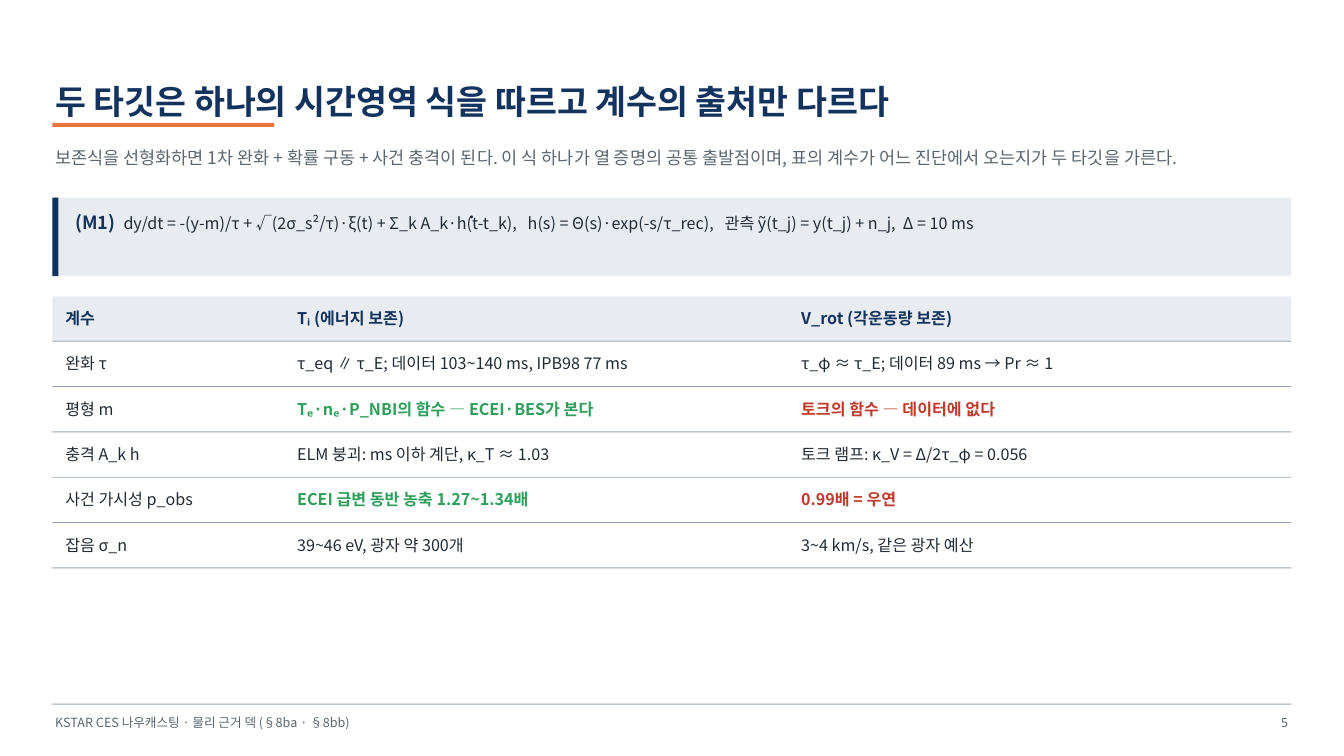
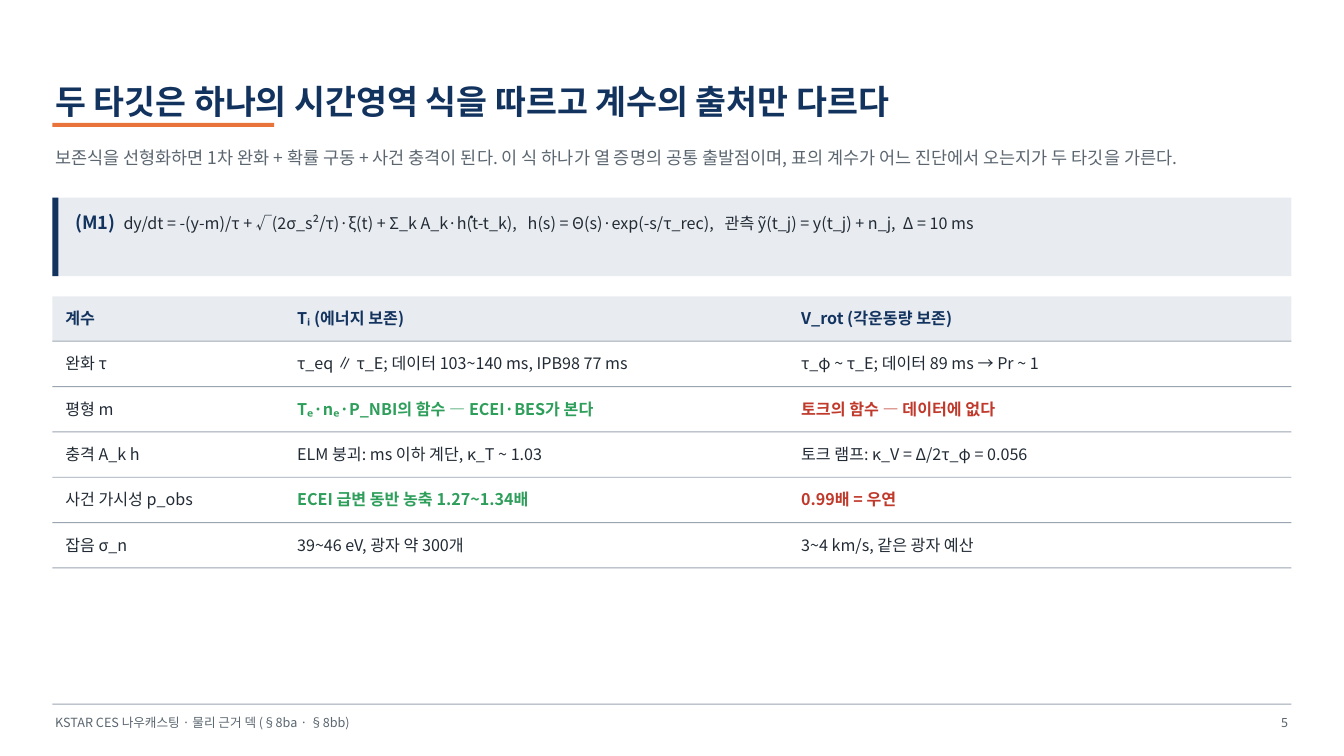
Before and after one commit to iseungsang01/ml-intern-revision, a slide deck: slide 7 of docs/presentation/KSTAR_CES_물리근거.pptx. Drawn at 1344x756 pixels with LibreOffice and Linux fonts; fonts in the diff are those of the drawing. Boxes give left, top, right and bottom in pixels: in the first picture for what was removed or moved away, otherwise in the second. Text is boxed around its words. In the diff, an @@ line names an element or a change of style, - is before the commit and + after.

```diff
--- a/docs/presentation/KSTAR_CES_물리근거.pptx
+++ b/docs/presentation/KSTAR_CES_물리근거.pptx
@@ text at (801,355,1039,373): text changed @@
-τ_φ ≈ τ_E; 데이터 89 ms → Pr ≈ 1
+τ_φ ~ τ_E; 데이터 89 ms → Pr ~ 1
@@ text at (297,446,542,463): text changed @@
-ELM 붕괴: ms 이하 계단, κ_T ≈ 1.03
+ELM 붕괴: ms 이하 계단, κ_T ~ 1.03
```
Also in this commit, not shown: 6 other slides changed, 1 other file.
